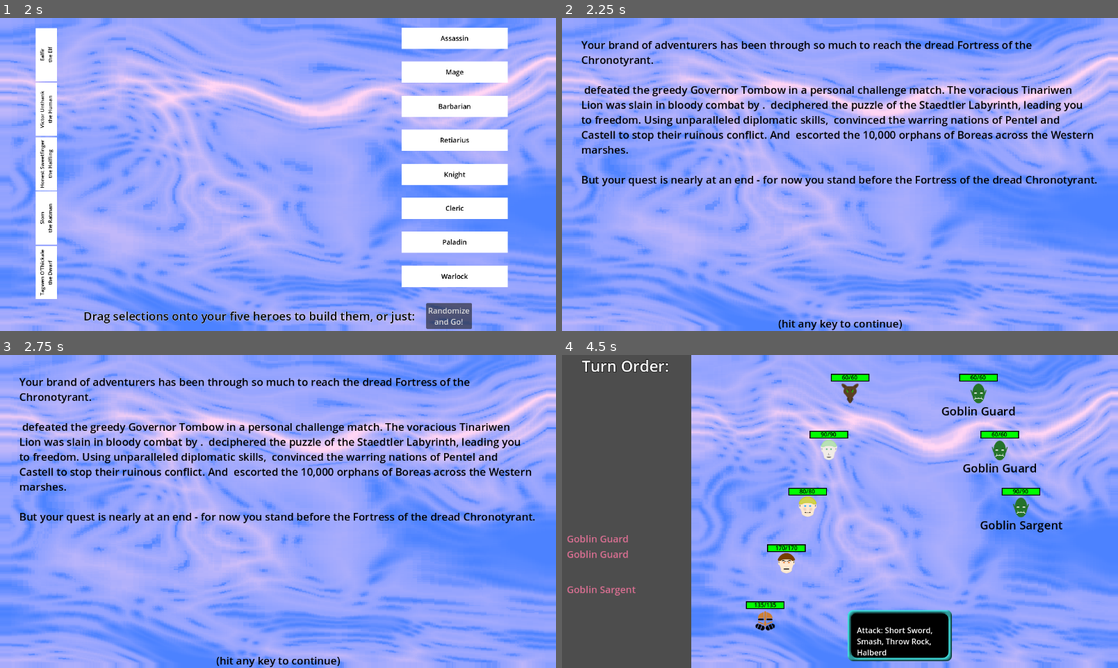
Above: before the commit, frames 1-4 (two rows, left to right).
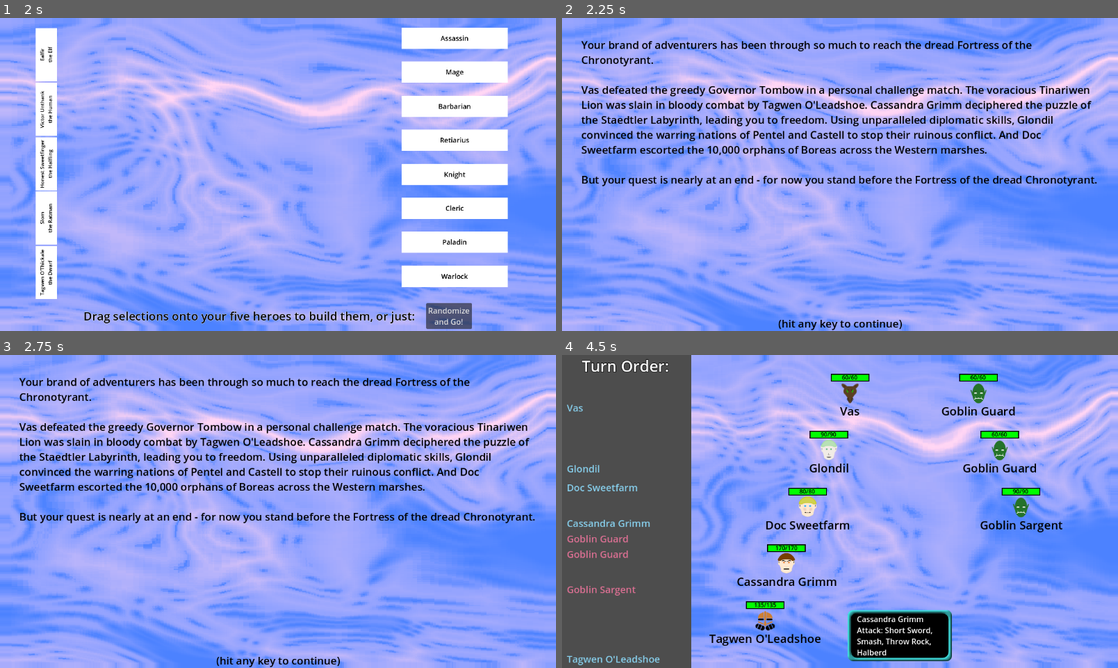
Above: after the commit, the same moments.

Repository: Habidakus/wild-jam-78-erase
Game: Godot game, scene res://Scenes/main.tscn
The game is run twice, just before and just after one commit, with the same random seed, the same clock (stepped at 60 frames per second) and the same inputs. The engine's default icon, where the game draws it, is replaced by a stand-in: a white triangle on a blue panel in a dark square.
Inputs (mouse positions are in pixels of both pictures, inside the frame that each line leads up to):
- Up to frame 1 (2 s): tap Enter at 0.5 s; move the mouse to (400, 158) at 0.52 s; click (400, 158) at 0.67 s; click "Play" at 1.25 s
- Up to frame 2 (2.25 s): click "Randomize and Go!" at 2 s
- Up to frame 3 (2.75 s): no input
- Up to frame 4 (4.5 s): tap Enter at 2.75, 3.5 s; drag from (728, 527) to (812, 574) at 2.77 s; move the mouse to (895, 442) at 3.52 s; click (895, 442) at 3.67 s; drag from (812, 574) to (673, 464) at 4.27 s

Frame 1 is identical in both runs. In frame 2, 6.1% of the frame differs, in the area x 3-96%, y 21-45%; in frame 3, 6.1%; in frame 4, 1.6%.

Commit message:
Fixed bug where heroes were not being named

Diff:
--- a/Scripts/game.gd
+++ b/Scripts/game.gd
@@ -63,6 +63,7 @@
 	foe_cgs = EGameState.CalculusGetScore.Default
 	foe_cds = EGameState.CalculusDiffScore.Reversed
 	heroes = unit_stats
+	assert(!heroes[0].unit_name.is_empty())
 
 func initialize_heroes() -> void:
 	assert(heroes.is_empty())
@@ -75,6 +76,7 @@
 	var equipment = UnitMod.create_equipment_shuffle(rnd)
 	for i in range(0, 5):
 		heroes.append(UnitStats.create_shuffle_hero(i, species, occupation, equipment, rnd))
+	assert(!heroes[0].unit_name.is_empty())
 
 func preserve_heroes() -> void:
 	for i in range(0, heroes.size()):
@@ -249,7 +251,7 @@
 						label.horizontal_alignment = HORIZONTAL_ALIGNMENT_CENTER
 						label.size_flags_vertical = Control.SIZE_EXPAND_FILL
 						label.size_flags_stretch_ratio = 2
-						label.text = unit.unit_name
+						label.text = unit.unit_name if !unit.unit_name.is_empty() else "???"
 						trip_sheet_labels[ghost_id] = label
 					var unit_label : Label = trip_sheet_labels[ghost_id]
 					if trip_sheet.get_children().has(unit_label):
--- a/Scripts/unit_stats.gd
+++ b/Scripts/unit_stats.gd
@@ -432,6 +432,7 @@
 	armor = _species.extra_armor + _occupation.extra_armor + _equipment.extra_armor
 	slowness = 10 + _species.extra_slowness + _occupation.extra_slowness + _equipment.extra_slowness
 	next_attack = slowness + noise.randf_range(0, 0.01)
+	unit_name = _hero_name
 	add_attacks(_species.attacks)
 	add_attacks(_occupation.attacks)
 	add_attacks(_equipment.attacks)
